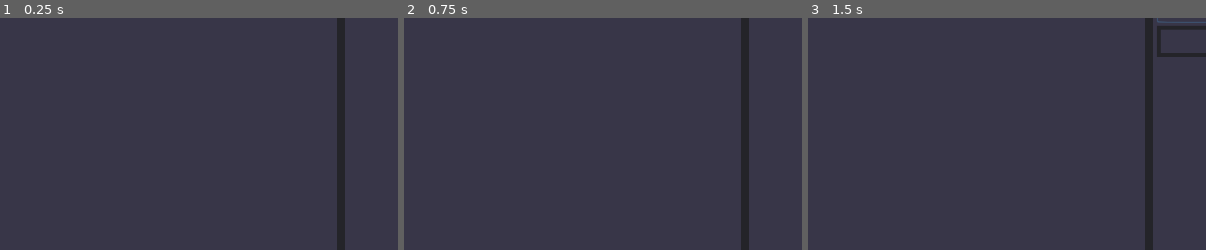
Above: before the commit, frames 1-3 (left to right).
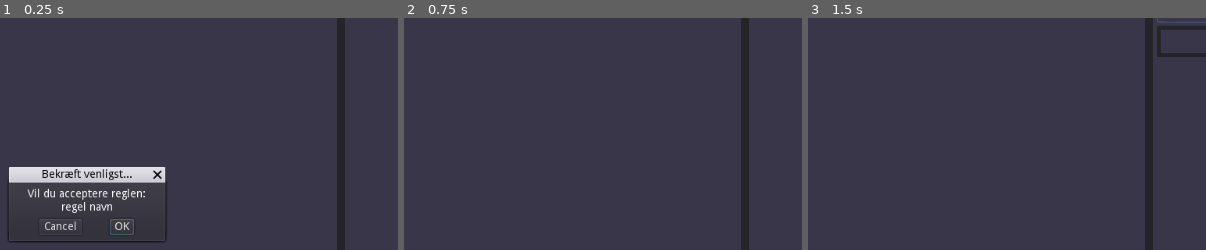
Above: after the commit, the same moments.

Repository: siffer331/KykSkak
Game: Godot game, scene res://Main.tscn
Same seed, same stepped clock (60 frames per second), same inputs: the game is played once before the commit and once after it.
Inputs (mouse positions are % of the whole screen's width and height, from its top left):
- Up to frame 1 (0.25 s): no input
- Up to frame 2 (0.75 s): click (52, 48) at 0.5 s, where only the run after the commit has a clickable "OK"
- Up to frame 3 (1.5 s): click "+" at 1.25 s
The pictures show only the part of the screen within x 36-86%, y 3-53%; the shares and areas given below are measured in that part.

The runs differ from the first frame. In frame 1, 4.1% of the frame differs, in the area x 2-42%, y 64-97%; in frame 2, nothing differs; in frame 3, nothing differs.

Commit message:
Timer!?
Yes

Diff:
--- a/Main.gd
+++ b/Main.gd
@@ -1,3 +1,16 @@
 extends Control
 
 onready var in_play: Node = $Margin/DragSplit/DragSplit/InPlay
+onready var rules: Node = $Margin/DragSplit/Rules
+
+func _ready():
+	_new_rule()
+
+
+func _on_Timer_timeout():
+	_new_rule()
+
+func _new_rule():
+	var current_rule : Dictionary = {name = "regel navn"}#(midlertidig dictiornary. Regler skal komme fra get_rule funktionen i rules noden)rules.get_rule()
+	$ConfirmationDialog/Text.text = "Vil du acceptere reglen:\n" + current_rule.name
+	$ConfirmationDialog.popup()
--- a/Main.tscn
+++ b/Main.tscn
@@ -26,7 +26,7 @@
 }
 
 [node name="Timer" type="Timer" parent="."]
-autostart = true
+wait_time = 10.0
 
 [node name="Panel" type="Panel" parent="."]
 anchor_right = 1.0
@@ -159,10 +159,25 @@
 "_edit_use_anchors_": false
 }
 
-[node name="Label" type="Label" parent="."]
-margin_right = 40.0
-margin_bottom = 14.0
+[node name="ConfirmationDialog" type="ConfirmationDialog" parent="."]
+visible = true
+margin_left = 384.804
+margin_top = 234.971
+margin_right = 584.804
+margin_bottom = 304.971
+window_title = "Bekræft venligst..."
 __meta__ = {
 "_edit_use_anchors_": false
 }
+
+[node name="Text" type="Label" parent="ConfirmationDialog"]
+margin_left = 8.0
+margin_top = 8.0
+margin_right = 192.0
+margin_bottom = 34.0
+align = 1
+__meta__ = {
+"_edit_use_anchors_": false
+}
+[connection signal="timeout" from="Timer" to="." method="_on_Timer_timeout"]
 [connection signal="pressed" from="Margin/DragSplit/Rules/Margin/Scroll/List/NewRule" to="Margin/DragSplit/Rules" method="_on_NewRule_pressed"]
